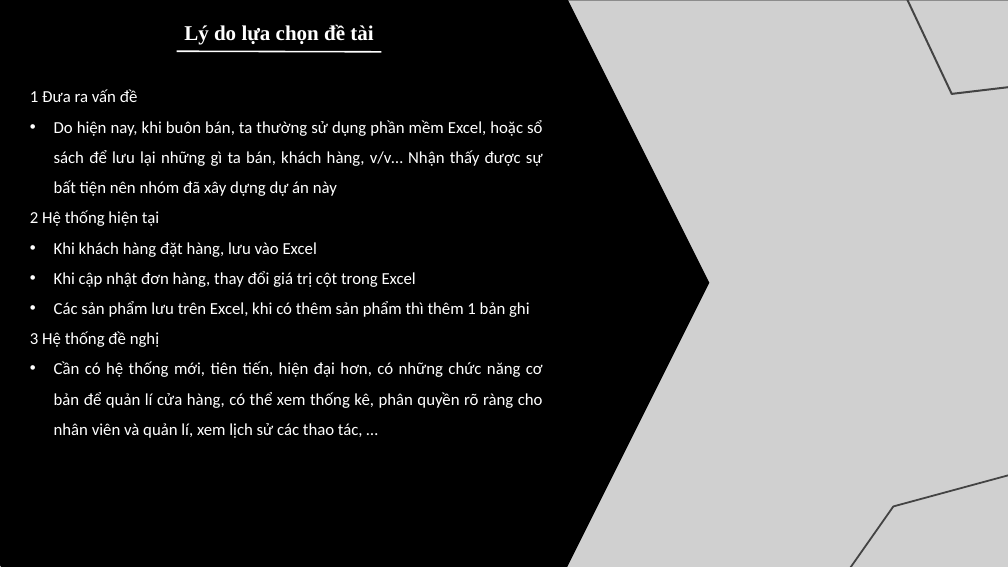
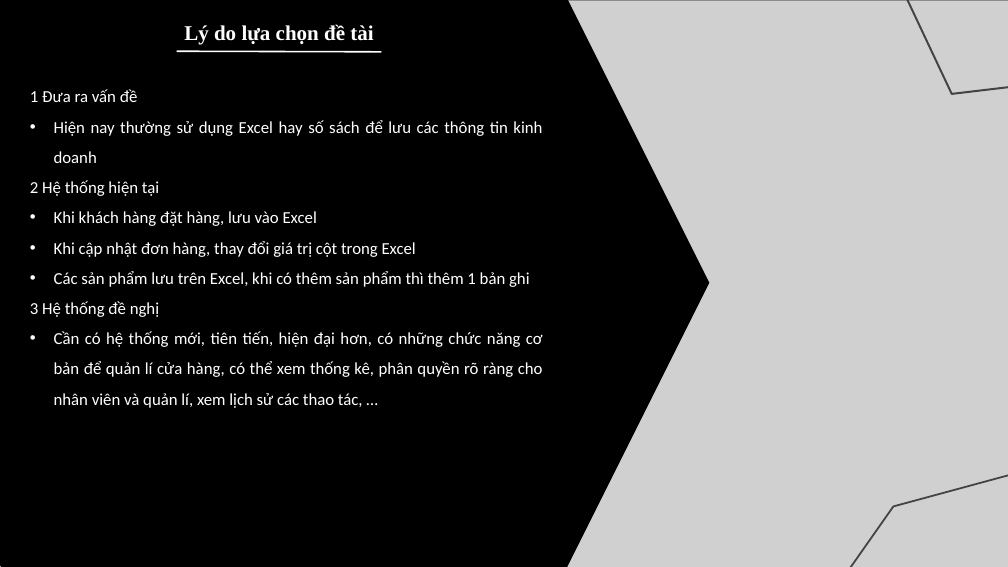
Before and after one commit to hydra029/J2School, a slide deck: slide 2 of document/Đồ án nhóm 31.pptx. Drawn at 1008x567 pixels with LibreOffice and Linux fonts; fonts in the diff are those of the drawing; grey boxes stand for pictures. Boxes give left, top, right and bottom in pixels: in the first picture for what was removed or moved away, otherwise in the second. Text is boxed around its words. In the diff, an @@ line names an element or a change of style, - is before the commit and + after.

```diff
--- a/document/Đồ án nhóm 31.pptx
+++ b/document/Đồ án nhóm 31.pptx
@@ text at box(54, 120, 542, 163): text changed @@
-• Do hiện nay, khi buôn bán, ta thường sử dụng phần mềm Excel, hoặc sổ sách để lưu lại những gì ta bán, khách hàng, v/v… Nhận thấy được sự bất tiện nên nhóm đã xây dựng dự án này
+• Hiện nay thường sử dụng Excel hay số sách để lưu các thông tin kinh doanh
```
Also in this commit, not shown: 2 other slides changed, 2 slides added, 9 other files.
